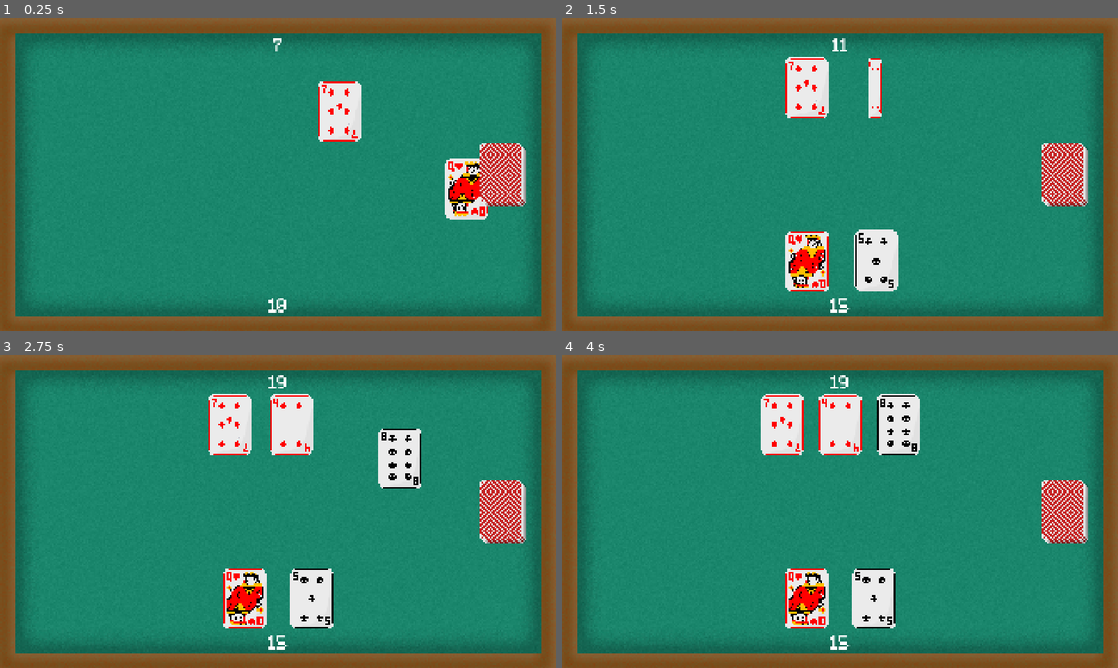
Above: before the commit, frames 1-4 (two rows, left to right).
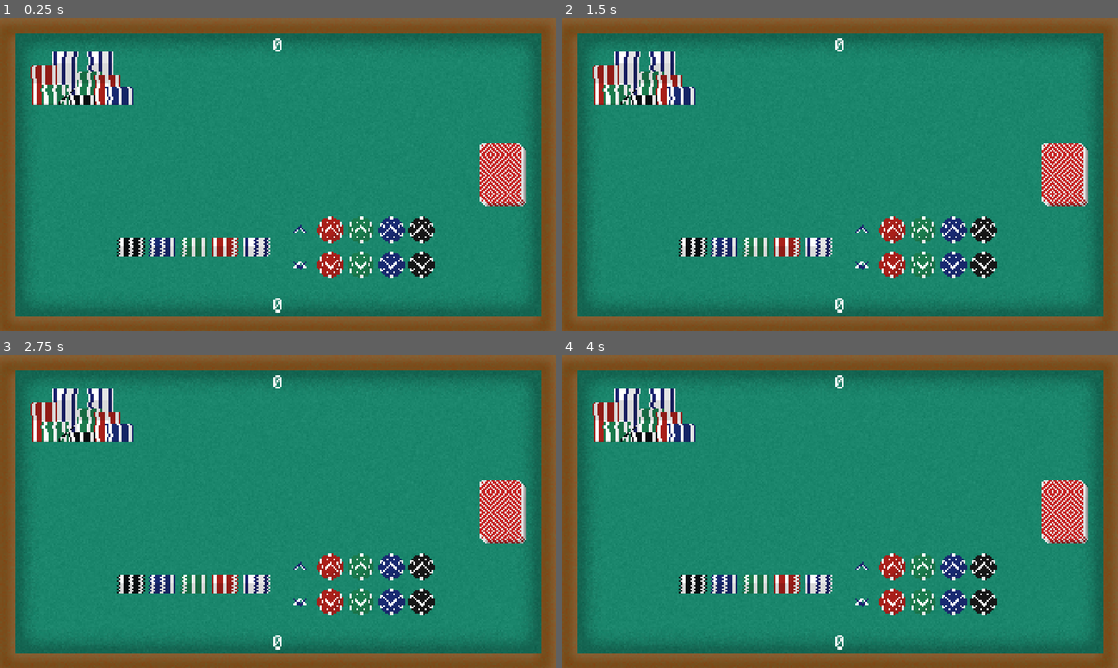
Above: after the commit, the same moments.

Repository: 7itanium/Simple-Blackjack
Game: Godot game, scene res://Scenes/table.tscn
Same seed, same stepped clock (60 frames per second), same inputs: the game is played once before the commit and once after it.
Inputs (mouse positions are in pixels of both pictures, inside the frame that each line leads up to):
- Up to frame 1 (0.25 s): no input
- Up to frame 2 (1.5 s): tap Enter (Stand) at 0.5, 1.35 s; move the mouse to (962, 158) at 0.52 s; tap Space (Hit) at 0.6 s; click (962, 158) at 0.67 s; move the mouse to (728, 190) at 1.27 s; click (728, 190) at 1.42 s
- Up to frame 3 (2.75 s): move the mouse to (333, 442) at 2.02 s; tap Space (Hit) at 2.1 s; click (333, 442) at 2.17 s
- Up to frame 4 (4 s): move the mouse to (812, 574) at 2.77 s; tap Enter (Stand) at 2.85 s; click (812, 574) at 2.92 s; move the mouse to (1006, 558) at 3.52 s; tap Space (Hit) at 3.6 s; click (1006, 558) at 3.67 s

The runs differ from the first frame. In frame 1, 9.3% of the frame differs, in the area x 5-88%, y 6-95%; in frame 2, 10%; in frame 3, 13%; in frame 4, 13%, in the area x 5-79%, y 6-95%.

Commit message:
Started working on betting UI

Diff:
--- /dev/null
+++ b/Scenes/betting.tscn
@@ -0,0 +1,328 @@
+[gd_scene load_steps=15 format=3 uid="uid://dv5u45javgpsd"]
+
+[ext_resource type="Script" uid="uid://dwjg5dl2dr7qx" path="res://Scripts/betUI.gd" id="1_4efgp"]
+[ext_resource type="Texture2D" uid="uid://dpbsbdnhrd2jx" path="res://Sprites/Chips/White.png" id="1_jp30r"]
+[ext_resource type="Texture2D" uid="uid://bjq1wtpvdhxef" path="res://Sprites/Chips/Green.png" id="2_gd2ac"]
+[ext_resource type="Texture2D" uid="uid://dkn5d4cjhw5ae" path="res://Sprites/BlueArrow.png" id="2_u5521"]
+[ext_resource type="Texture2D" uid="uid://l25481ag6fmv" path="res://Sprites/Chips/Red.png" id="3_u73kx"]
+[ext_resource type="Texture2D" uid="uid://230ms68jmatj" path="res://Sprites/WhiteArrow.png" id="4_0ptfu"]
+[ext_resource type="Texture2D" uid="uid://cc3h267nk3qxl" path="res://Sprites/Chips/Blue.png" id="4_7be7a"]
+[ext_resource type="Texture2D" uid="uid://ki7m1f4nkt30" path="res://Sprites/Chips/Black.png" id="5_b68gp"]
+[ext_resource type="Texture2D" uid="uid://dcnxsc51hd2ll" path="res://Sprites/Chips/BlackSide.png" id="6_7k2aw"]
+[ext_resource type="Texture2D" uid="uid://dse7qmgr2opgi" path="res://Sprites/Chips/WhiteSide.png" id="6_u73kx"]
+[ext_resource type="Texture2D" uid="uid://bao7g3hbk6v4l" path="res://Sprites/Chips/BlueSide.png" id="7_1c6xh"]
+[ext_resource type="Script" uid="uid://uy00y7y2rmui" path="res://Scripts/chip.gd" id="8_0ptfu"]
+[ext_resource type="Texture2D" uid="uid://ixvk26eu45oc" path="res://Sprites/Chips/GreenSide.png" id="8_u5521"]
+[ext_resource type="Texture2D" uid="uid://dbhs2asor1e2x" path="res://Sprites/Chips/RedSide.png" id="9_0ptfu"]
+
+[node name="Node2D" type="Node2D"]
+script = ExtResource("1_4efgp")
+
+[node name="Down" type="Node2D" parent="."]
+
+[node name="White" type="Sprite2D" parent="Down"]
+position = Vector2(25, 20)
+texture = ExtResource("1_jp30r")
+script = ExtResource("8_0ptfu")
+
+[node name="BlueArrow" type="Sprite2D" parent="Down/White"]
+position = Vector2(0, 1)
+rotation = -3.14159
+texture = ExtResource("2_u5521")
+
+[node name="Red" type="Sprite2D" parent="Down"]
+position = Vector2(60, 20)
+texture = ExtResource("3_u73kx")
+script = ExtResource("8_0ptfu")
+
+[node name="WhiteArrow" type="Sprite2D" parent="Down/Red"]
+position = Vector2(0, 1)
+rotation = 3.14159
+texture = ExtResource("4_0ptfu")
+
+[node name="Green" type="Sprite2D" parent="Down"]
+position = Vector2(95, 20)
+texture = ExtResource("2_gd2ac")
+script = ExtResource("8_0ptfu")
+
+[node name="WhiteArrow" type="Sprite2D" parent="Down/Green"]
+position = Vector2(0, 1)
+rotation = 3.14159
+texture = ExtResource("4_0ptfu")
+
+[node name="Blue" type="Sprite2D" parent="Down"]
+position = Vector2(130, 20)
+texture = ExtResource("4_7be7a")
+script = ExtResource("8_0ptfu")
+
+[node name="WhiteArrow" type="Sprite2D" parent="Down/Blue"]
+position = Vector2(0, 1)
+rotation = 3.14159
+texture = ExtResource("4_0ptfu")
+
+[node name="Black" type="Sprite2D" parent="Down"]
+position = Vector2(165, 20)
+texture = ExtResource("5_b68gp")
+script = ExtResource("8_0ptfu")
+
+[node name="WhiteArrow" type="Sprite2D" parent="Down/Black"]
+position = Vector2(0, 1)
+rotation = 3.14159
+texture = ExtResource("4_0ptfu")
+
+[node name="Up" type="Node2D" parent="."]
+
+[node name="White" type="Sprite2D" parent="Up"]
+position = Vector2(25, -20)
+texture = ExtResource("1_jp30r")
+script = ExtResource("8_0ptfu")
+
+[node name="BlueArrow" type="Sprite2D" parent="Up/White"]
+position = Vector2(0, -1)
+texture = ExtResource("2_u5521")
+
+[node name="Red" type="Sprite2D" parent="Up"]
+position = Vector2(60, -20)
+texture = ExtResource("3_u73kx")
+script = ExtResource("8_0ptfu")
+
+[node name="WhiteArrow" type="Sprite2D" parent="Up/Red"]
+position = Vector2(0, -1)
+texture = ExtResource("4_0ptfu")
+
+[node name="Green" type="Sprite2D" parent="Up"]
+position = Vector2(95, -20)
+texture = ExtResource("2_gd2ac")
+script = ExtResource("8_0ptfu")
+
+[node name="WhiteArrow" type="Sprite2D" parent="Up/Green"]
+position = Vector2(0, -1)
+texture = ExtResource("4_0ptfu")
+
+[node name="Blue" type="Sprite2D" parent="Up"]
+position = Vector2(130, -20)
+texture = ExtResource("4_7be7a")
+script = ExtResource("8_0ptfu")
+
+[node name="WhiteArrow" type="Sprite2D" parent="Up/Blue"]
+position = Vector2(0, -1)
+texture = ExtResource("4_0ptfu")
+
+[node name="Black" type="Sprite2D" parent="Up"]
+position = Vector2(165, -20)
+texture = ExtResource("5_b68gp")
+script = ExtResource("8_0ptfu")
+
+[node name="WhiteArrow" type="Sprite2D" parent="Up/Black"]
+position = Vector2(0, -1)
+texture = ExtResource("4_0ptfu")
+
+[node name="Black Stack" type="Node2D" parent="."]
+
+[node name="Black" type="Sprite2D" parent="Black Stack"]
+position = Vector2(-170, 9)
+texture = ExtResource("6_7k2aw")
+
+[node name="Black2" type="Sprite2D" parent="Black Stack"]
+position = Vector2(-169, 7)
+texture = ExtResource("6_7k2aw")
+
+[node name="Black3" type="Sprite2D" parent="Black Stack"]
+position = Vector2(-170, 5)
+texture = ExtResource("6_7k2aw")
+
+[node name="Black4" type="Sprite2D" parent="Black Stack"]
+position = Vector2(-169, 3)
+texture = ExtResource("6_7k2aw")
+
+[node name="Black5" type="Sprite2D" parent="Black Stack"]
+position = Vector2(-170, 1)
+texture = ExtResource("6_7k2aw")
+
+[node name="Black6" type="Sprite2D" parent="Black Stack"]
+position = Vector2(-169, -1)
+texture = ExtResource("6_7k2aw")
+
+[node name="Black7" type="Sprite2D" parent="Black Stack"]
+position = Vector2(-170, -3)
+texture = ExtResource("6_7k2aw")
+
+[node name="Black8" type="Sprite2D" parent="Black Stack"]
+position = Vector2(-169, -5)
+texture = ExtResource("6_7k2aw")
+
+[node name="Black9" type="Sprite2D" parent="Black Stack"]
+position = Vector2(-170, -7)
+texture = ExtResource("6_7k2aw")
+
+[node name="Black10" type="Sprite2D" parent="Black Stack"]
+position = Vector2(-169, -9)
+texture = ExtResource("6_7k2aw")
+
+[node name="Blue Stack" type="Node2D" parent="."]
+
+[node name="Blue" type="Sprite2D" parent="Blue Stack"]
+position = Vector2(-134, 9)
+texture = ExtResource("7_1c6xh")
+
+[node name="Blue2" type="Sprite2D" parent="Blue Stack"]
+position = Vector2(-133, 7)
+texture = ExtResource("7_1c6xh")
+
+[node name="Blue3" type="Sprite2D" parent="Blue Stack"]
+position = Vector2(-134, 5)
+texture = ExtResource("7_1c6xh")
+
+[node name="Blue4" type="Sprite2D" parent="Blue Stack"]
+position = Vector2(-133, 3)
+texture = ExtResource("7_1c6xh")
+
+[node name="Blue5" type="Sprite2D" parent="Blue Stack"]
+position = Vector2(-134, 1)
+texture = ExtResource("7_1c6xh")
+
+[node name="Blue6" type="Sprite2D" parent="Blue Stack"]
+position = Vector2(-133, -1)
+texture = ExtResource("7_1c6xh")
+
+[node name="Blue7" type="Sprite2D" parent="Blue Stack"]
+position = Vector2(-134, -3)
+texture = ExtResource("7_1c6xh")
+
+[node name="Blue8" type="Sprite2D" parent="Blue Stack"]
+position = Vector2(-133, -5)
+texture = ExtResource("7_1c6xh")
+
+[node name="Blue9" type="Sprite2D" parent="Blue Stack"]
+position = Vector2(-134, -7)
+texture = ExtResource("7_1c6xh")
+
+[node name="Blue10" type="Sprite2D" parent="Blue Stack"]
+position = Vector2(-133, -9)
+texture = ExtResource("7_1c6xh")
+
+[node name="Green Stack" type="Node2D" parent="."]
+
+[node name="Green" type="Sprite2D" parent="Green Stack"]
+position = Vector2(-98, 9)
+texture = ExtResource("8_u5521")
+
+[node name="Green2" type="Sprite2D" parent="Green Stack"]
+position = Vector2(-97, 7)
+texture = ExtResource("8_u5521")
+
+[node name="Green3" type="Sprite2D" parent="Green Stack"]
+position = Vector2(-98, 5)
+texture = ExtResource("8_u5521")
+
+[node name="Green4" type="Sprite2D" parent="Green Stack"]
+position = Vector2(-97, 3)
+texture = ExtResource("8_u5521")
+
+[node name="Green5" type="Sprite2D" parent="Green Stack"]
+position = Vector2(-98, 1)
+texture = ExtResource("8_u5521")
+
+[node name="Green6" type="Sprite2D" parent="Green Stack"]
+position = Vector2(-97, -1)
+texture = ExtResource("8_u5521")
+
+[node name="Green7" type="Sprite2D" parent="Green Stack"]
+position = Vector2(-98, -3)
+texture = ExtResource("8_u5521")
+
+[node name="Green8" type="Sprite2D" parent="Green Stack"]
+position = Vector2(-97, -5)
+texture = ExtResource("8_u5521")
+
+[node name="Green9" type="Sprite2D" parent="Green Stack"]
+position = Vector2(-98, -7)
+texture = ExtResource("8_u5521")
+
+[node name="Green10" type="Sprite2D" parent="Green Stack"]
+position = Vector2(-97, -9)
+texture = ExtResource("8_u5521")
+
+[node name="RedStack" type="Node2D" parent="."]
+
+[node name="Red" type="Sprite2D" parent="RedStack"]
+position = Vector2(-62, 9)
+texture = ExtResource("9_0ptfu")
+
+[node name="Red2" type="Sprite2D" parent="RedStack"]
+position = Vector2(-61, 7)
+texture = ExtResource("9_0ptfu")
+
+[node name="Red3" type="Sprite2D" parent="RedStack"]
+position = Vector2(-62, 5)
+texture = ExtResource("9_0ptfu")
+
+[node name="Red4" type="Sprite2D" parent="RedStack"]
+position = Vector2(-61, 3)
+texture = ExtResource("9_0ptfu")
+
+[node name="Red5" type="Sprite2D" parent="RedStack"]
+position = Vector2(-62, 1)
+texture = ExtResource("9_0ptfu")
+
+[node name="Red6" type="Sprite2D" parent="RedStack"]
+position = Vector2(-61, -1)
+texture = ExtResource("9_0ptfu")
+
+[node name="Red7" type="Sprite2D" parent="RedStack"]
+position = Vector2(-62, -3)
+texture = ExtResource("9_0ptfu")
+
+[node name="Red8" type="Sprite2D" parent="RedStack"]
+position = Vector2(-61, -5)
+texture = ExtResource("9_0ptfu")
+
+[node name="Red9" type="Sprite2D" parent="RedStack"]
+position = Vector2(-62, -7)
+texture = ExtResource("9_0ptfu")
+
+[node name="Red10" type="Sprite2D" parent="RedStack"]
+position = Vector2(-61, -9)
+texture = ExtResource("9_0ptfu")
+
+[node name="WhiteStack" type="Node2D" parent="."]
+
+[node name="Red" type="Sprite2D" parent="WhiteStack"]
+position = Vector2(-26, 9)
+texture = ExtResource("6_u73kx")
+
+[node name="Red2" type="Sprite2D" parent="WhiteStack"]
+position = Vector2(-25, 7)
+texture = ExtResource("6_u73kx")
+
+[node name="Red3" type="Sprite2D" parent="WhiteStack"]
+position = Vector2(-26, 5)
+texture = ExtResource("6_u73kx")
+
+[node name="Red4" type="Sprite2D" parent="WhiteStack"]
+position = Vector2(-25, 3)
+texture = ExtResource("6_u73kx")
+
+[node name="Red5" type="Sprite2D" parent="WhiteStack"]
+position = Vector2(-26, 1)
+texture = ExtResource("6_u73kx")
+
+[node name="Red6" type="Sprite2D" parent="WhiteStack"]
+position = Vector2(-25, -1)
+texture = ExtResource("6_u73kx")
+
+[node name="Red7" type="Sprite2D" parent="WhiteStack"]
+position = Vector2(-26, -3)
+texture = ExtResource("6_u73kx")
+
+[node name="Red8" type="Sprite2D" parent="WhiteStack"]
+position = Vector2(-25, -5)
+texture = ExtResource("6_u73kx")
+
+[node name="Red9" type="Sprite2D" parent="WhiteStack"]
+position = Vector2(-26, -7)
+texture = ExtResource("6_u73kx")
+
+[node name="Red10" type="Sprite2D" parent="WhiteStack"]
+position = Vector2(-25, -9)
+texture = ExtResource("6_u73kx")
--- a/Scenes/table.tscn
+++ b/Scenes/table.tscn
@@ -1,12 +1,14 @@
-[gd_scene load_steps=10 format=3 uid="uid://c446oaxmr7uo"]
+[gd_scene load_steps=12 format=3 uid="uid://c446oaxmr7uo"]
 
 [ext_resource type="Texture2D" uid="uid://cxd1l5t5ou1iq" path="res://Sprites/Table.png" id="1_2fe8g"]
 [ext_resource type="Script" uid="uid://je1qp2c0d0cf" path="res://Scripts/game_manager.gd" id="1_dgbpv"]
 [ext_resource type="Texture2D" uid="uid://m7puj5cxuq1q" path="res://Sprites/Deck.png" id="3_u5355"]
 [ext_resource type="AudioStream" uid="uid://d3o5077usji22" path="res://Sounds/SFX/card.mp3" id="5_bmd77"]
 [ext_resource type="PackedScene" uid="uid://cffqxyjvaghce" path="res://Scenes/card.tscn" id="6_5cpa6"]
+[ext_resource type="Texture2D" uid="uid://dgo7d5h4t08ee" path="res://Sprites/Chips/Stack.png" id="6_o4lkm"]
 [ext_resource type="FontFile" uid="uid://djmf3x3u2lnfm" path="res://Fonts/Minecraft.ttf" id="6_usajj"]
 [ext_resource type="AudioStream" uid="uid://bxlbmcvnx0g6k" path="res://Sounds/SFX/bridge.mp3" id="8_j277j"]
+[ext_resource type="PackedScene" uid="uid://dv5u45javgpsd" path="res://Scenes/betting.tscn" id="9_xexre"]
 
 [sub_resource type="AtlasTexture" id="AtlasTexture_6mi0s"]
 atlas = ExtResource("3_u5355")
@@ -37,21 +39,35 @@
 
 [node name="Table" type="Node" parent="."]
 
+[node name="Node2D" parent="Table" instance=ExtResource("9_xexre")]
+position = Vector2(0, 250)
+scale = Vector2(3, 3)
+
 [node name="Felt" type="Sprite2D" parent="Table"]
 z_index = -20
 texture = ExtResource("1_2fe8g")
+metadata/_edit_lock_ = true
 
 [node name="Deck" type="AnimatedSprite2D" parent="Table"]
 z_index = 50
 position = Vector2(775, 0)
 scale = Vector2(3, 3)
 sprite_frames = SubResource("SpriteFrames_mcqbc")
+metadata/_edit_lock_ = true
+
+[node name="DealerChips" type="Sprite2D" parent="Table"]
+z_index = -1
+position = Vector2(-679, -334)
+scale = Vector2(3, 3)
+texture = ExtResource("6_o4lkm")
 
 [node name="Player1 Camera" type="Camera2D" parent="Table"]
+metadata/_edit_lock_ = true
 
 [node name="Line2D" type="Line2D" parent="Table"]
 visible = false
 points = PackedVector2Array(0, -550, 0, 597)
+metadata/_edit_lock_ = true
 
 [node name="dealerHandVal" type="Label" parent="Table"]
 anchors_preset = -1
--- /dev/null
+++ b/Scripts/betUI.gd
@@ -0,0 +1,25 @@
+extends Node2D
+
+@onready var whiteUp: Sprite2D = $Down/White
+@onready var redUp: Sprite2D = $Down/Red
+@onready var greenUp: Sprite2D = $Down/Green
+@onready var blueUp: Sprite2D = $Down/Blue
+@onready var blackUp: Sprite2D = $Down/Black
+@onready var whiteDown: Sprite2D = $Up/White
+@onready var redDown: Sprite2D = $Up/Red
+@onready var greenDown: Sprite2D = $Up/Green
+@onready var blueDown: Sprite2D = $Up/Blue
+@onready var blackDown: Sprite2D = $Up/Black
+
+# Called when the node enters the scene tree for the first time.
+func _ready() -> void:
+	var chips = [whiteUp, whiteDown, redUp, redDown, greenUp, greenDown, blueUp, blueDown, blackUp, blackDown]
+	var direction = -1
+	var val = 0
+	for chip in chips:
+		chip.direction = direction
+		chip.chip = val
+
+		direction *= -1
+		if direction == -1:
+			val += 1
--- /dev/null
+++ b/Scripts/chip.gd
@@ -0,0 +1,13 @@
+extends Sprite2D
+
+var chip = 0
+var direction = 0
+
+func _input(event):
+	if event is InputEventMouseButton:
+		if event.button_index == MOUSE_BUTTON_LEFT and event.pressed:
+			if is_pixel_opaque(get_local_mouse_position()):
+				global.bet[chip] += direction
+				if global.bet[chip] < 0:
+					global.bet[chip] = 0
+				print(global.bet)
--- a/Scripts/game_manager.gd
+++ b/Scripts/game_manager.gd
@@ -16,7 +16,8 @@
 
 # Called when the node enters the scene tree for the first time.
 func _ready() -> void:
-	start()
+	#start()
+	pass
 
 # Called every frame. 'delta' is the elapsed time since the previous frame.
 func _process(delta: float) -> void:
--- a/Scripts/global.gd
+++ b/Scripts/global.gd
@@ -58,3 +58,5 @@
 var delt = [0,0]
 var end = [250, 250]
 const STEP = 50
+
+var bet = [0, 0, 0, 0, 0, 0]
Binary file added: Aseprite Files/ChipStack.aseprite
Binary file added: Aseprite Files/Chips.aseprite
Binary file added: Aseprite Files/ChipsSide.aseprite
Not shown, added: Scripts/betUI.gd.uid
Not shown, added: Scripts/chip.gd.uid
Binary file added: Sprites/BlueArrow.png
Not shown, added: Sprites/BlueArrow.png.import
Binary file added: Sprites/Chips/Black.png
Not shown, added: Sprites/Chips/Black.png.import
Binary file added: Sprites/Chips/BlackSide.png
Not shown, added: Sprites/Chips/BlackSide.png.import
Binary file added: Sprites/Chips/Blue.png
(and 20 more such lines)
